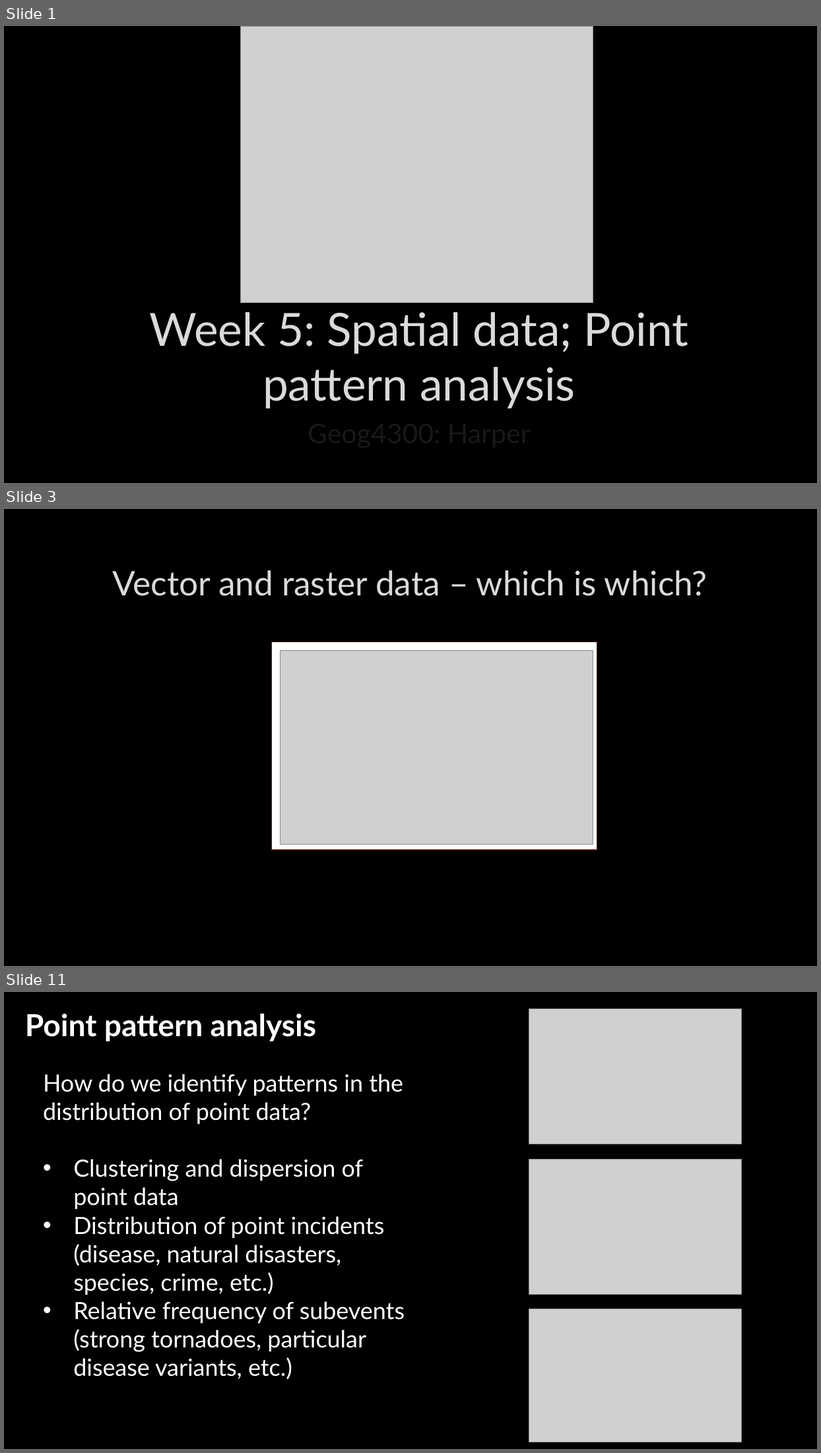
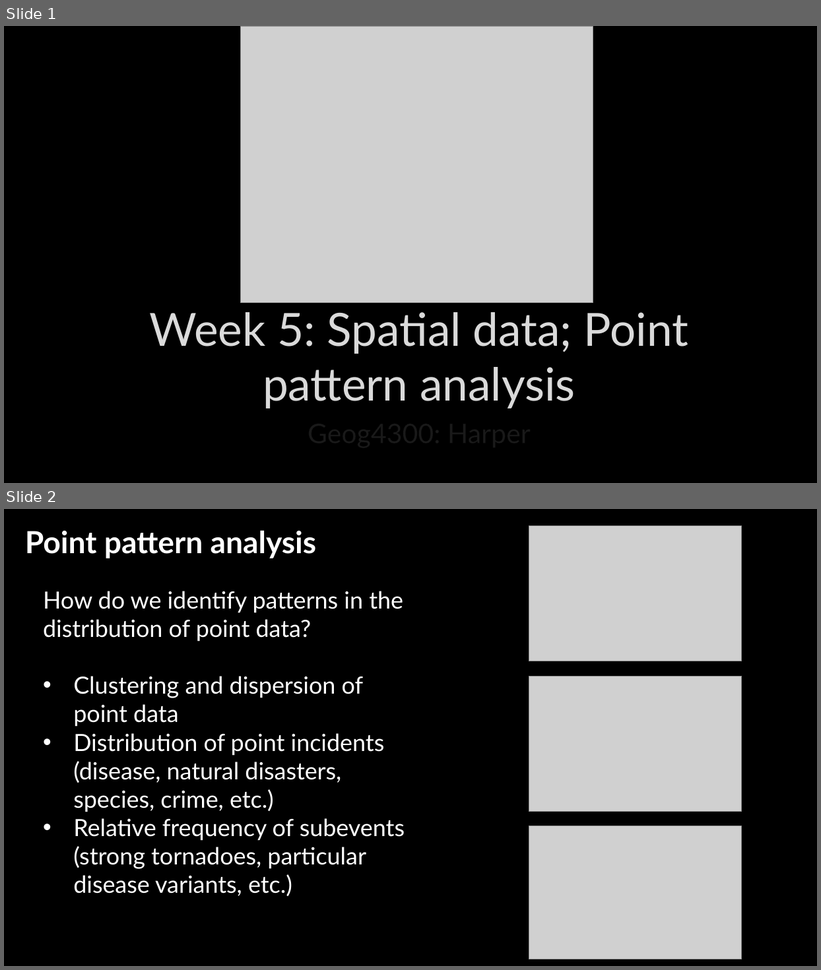
Before and after one commit to communitymaplab/geog4300_datascience, a slide deck: in_class_slides/geog4300_L07 Point pattern analysis and MAUP.pptx. Shown one above the other, each under a label of ours: slides 1, 3 and 11 before the commit, slides 1 and 2 after it; the slides between them are not shown. The pictures are 821x1453 and 821x970 pixels, drawn with LibreOffice and Linux fonts; fonts in the diff are those of the drawing; grey boxes stand for pictures; background and template pictures are left out. Boxes give left, top, right and bottom in pixels: in the first picture for what was removed or moved away, otherwise in the second. Text is boxed around its words. In the diff, an @@ line names an element or a change of style, - is before the commit and + after.

```diff
--- a/in_class_slides/geog4300_L07 Point pattern analysis and MAUP.pptx
+++ b/in_class_slides/geog4300_L07 Point pattern analysis and MAUP.pptx
@@ slide 3 removed at bbox=[4, 509, 817, 966], background picture (left out) @@
@@ title removed at bbox=[113, 570, 708, 596] @@
-Vector and raster data – which is which?
@@ rectangle removed at bbox=[272, 642, 597, 851] @@
@@ picture removed at bbox=[281, 651, 593, 845] @@
@@ what was slide 11 is now slide 2 @@
```
Also in this commit, not shown: 8 other slides removed, 4 other files.
